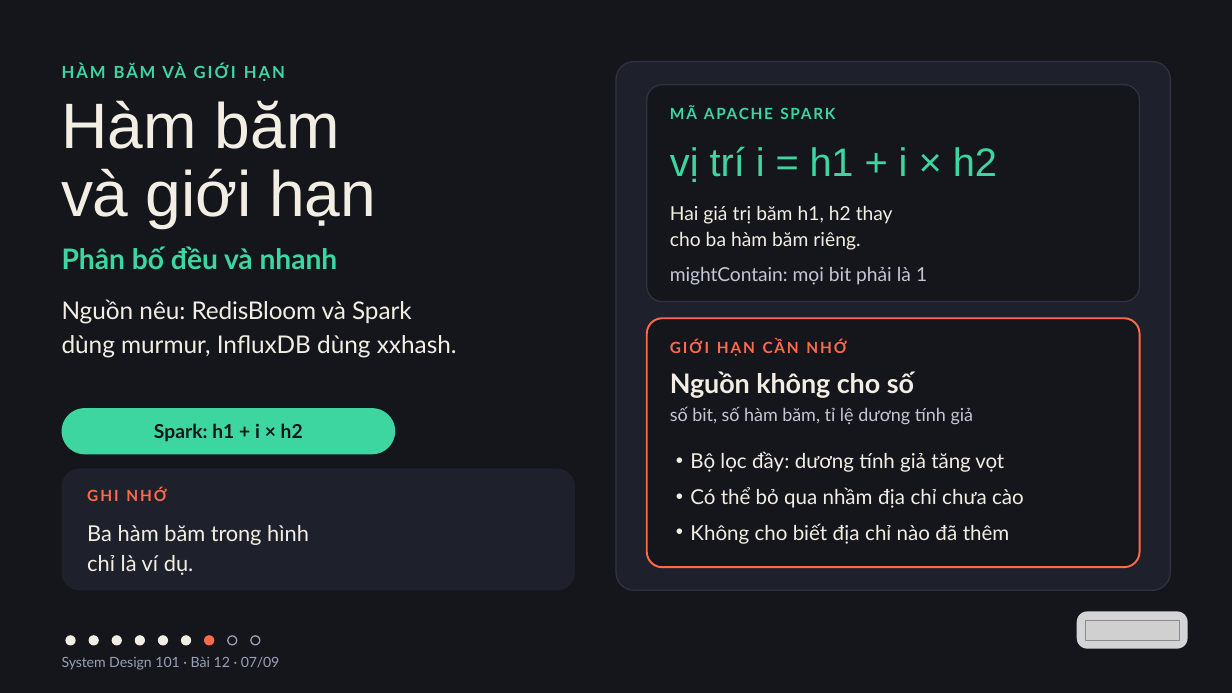
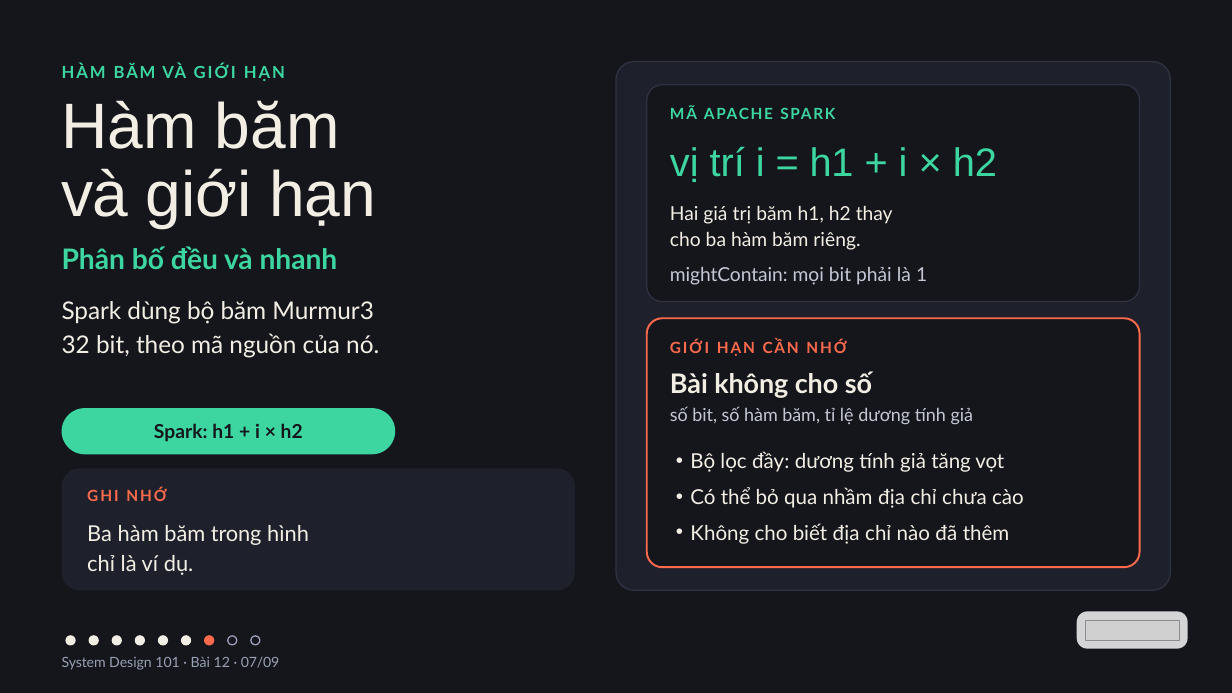
Before and after one commit to vohoailinh90/tool-marketing-studio, a slide deck: slide 7 of system-design-101/vi/lessons/sd-10-012/slides/sd-10-012.pptx. Drawn at 1232x693 pixels with LibreOffice and Linux fonts; fonts in the diff are those of the drawing; grey boxes stand for pictures. Boxes give left, top, right and bottom in pixels: in the first picture for what was removed or moved away, otherwise in the second. Text is boxed around its words. In the diff, an @@ line names an element or a change of style, - is before the commit and + after.

```diff
--- a/system-design-101/vi/lessons/sd-10-012/slides/sd-10-012.pptx
+++ b/system-design-101/vi/lessons/sd-10-012/slides/sd-10-012.pptx
@@ text at box(62, 301, 379, 358): text changed @@
-Nguồn nêu: RedisBloom và Spark
-dùng murmur, InfluxDB dùng xxhash.
+Spark dùng bộ băm Murmur3
+32 bit, theo mã nguồn của nó.
@@ text at box(670, 371, 872, 398): text changed @@
-Nguồn không cho số
+Bài không cho số
```
Also in this commit, not shown: 6 other slides changed, 4 other files.
